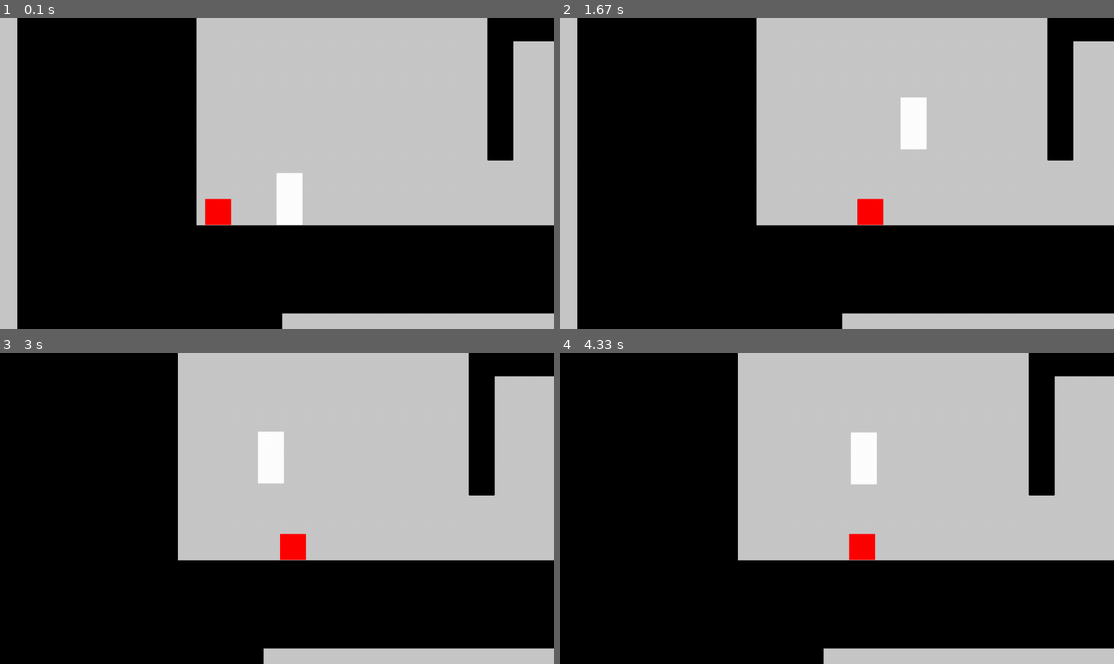
Above: before the commit, frames 1-4 (two rows, left to right).
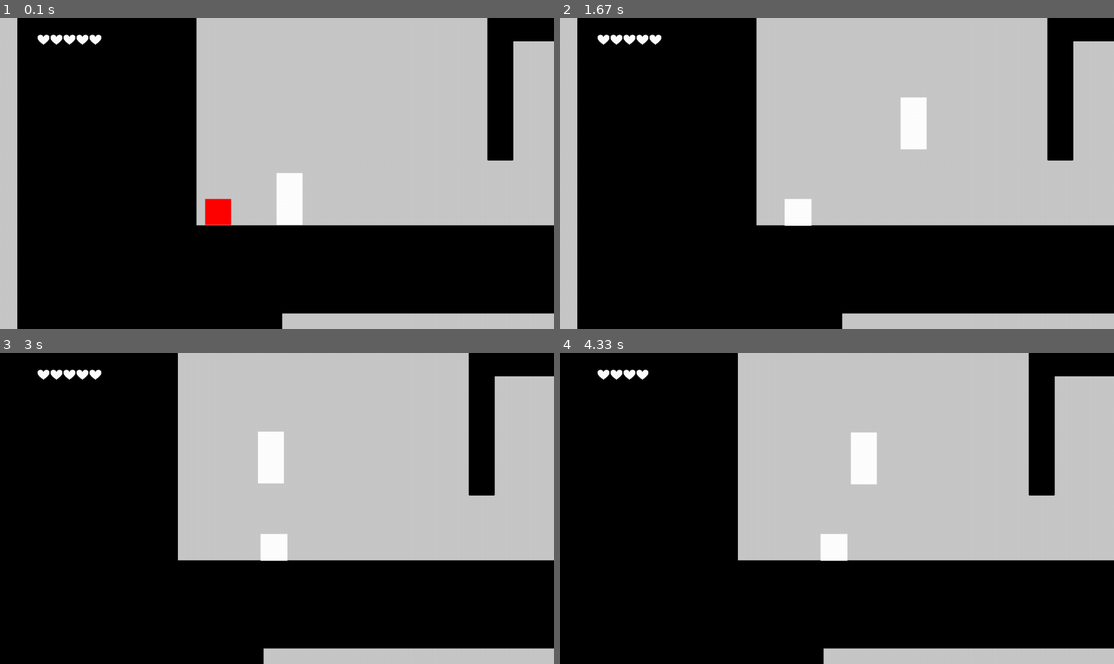
Above: after the commit, the same moments.

Repository: dast3rr/pygameproject_2DPlaformer
Game: pygame game, started from code/main.py
The game is run twice, just before and just after one commit, with the same random seed, the same clock (stepped at 60 frames per second) and the same inputs.
Inputs (mouse positions are in pixels of both pictures, inside the frame that each line leads up to):
- Up to frame 1 (0.1 s): no input
- Up to frame 2 (1.67 s): tap Esc at 0.33 s; press the mouse at (837, 151) at 0.7 s; move the mouse to (792, 114) at 0.8 s; release the mouse at (753, 77) at 0.93 s; hold D 1-1.47 s; move the mouse to (643, 288) at 1.03 s; tap Space at 1.07, 1.37, 1.57 s; hold D from 1.5 s (still down)
- Up to frame 3 (3 s): tap Space at 1.87, 2.07, 2.37, 2.63, 2.93 s; release D at 1.97 s; hold A 2-2.53 s; hold A 2.57-2.97 s
- Up to frame 4 (4.33 s): hold D 3-3.63 s; tap Space at 3.07, 3.37, 3.73, 4.03, 4.23 s; hold A 3.67-4.13 s; hold D from 4.17 s (still down)

The runs differ from the first frame. In frame 1, 0.3% of the frame differs, in the area x 6-19%, y 5-9%; in frame 2, 1.1%, in the area x 6-59%, y 5-67%; in frame 3, 1.0%; in frame 4, 1.0%.

Commit message:
начал создание системы урона. Пока что у противника нету перезарядки

Diff:
--- a/code/data.py
+++ b/code/data.py
@@ -11,5 +11,4 @@
 jump_speed = 60 * N
 enemy_speed = 30 * N
 enemy_agressive_radius = 80 * N
-
-# инициализация главного героя и платформ.
+enemy_attack_radius = 20 * N
--- a/code/graphics.py
+++ b/code/graphics.py
@@ -2,11 +2,11 @@
 import os
 import sys
 from screeninfo import get_monitors
-from data import enemy_speed, enemy_agressive_radius
+from data import enemy_speed, enemy_agressive_radius, enemy_attack_radius
 
 
 def load_image(name, colorkey=None):
-    fullname = os.path.join('data', name)
+    fullname = os.path.join('..\data', name)
     if not os.path.isfile(fullname):
         print(f"Файл с изображением '{fullname}' не найден")
         sys.exit()
@@ -47,6 +47,14 @@
 
 
 class MainCharacter(Character):
+    def __init__(self, x, y, a, b, color, *groups):
+        super().__init__(x, y, a, b, color, *groups)
+        self.health = 5
+        heart_image = load_image('heart.png')
+        self.heart_image = pygame.transform.scale(heart_image, (100, 60))
+        self.non_damage_count = 0
+        self.damage = False
+
     # рисование
     def update(self, *args):
         move_hor, jump, move_speed, fall_speed = args
@@ -56,7 +64,7 @@
             r = range(-(move_hor * move_speed) // fps)
         else:
             r = range((move_hor * move_speed) // fps)
-        for i in r:
+        for _ in r:
             # начально условие
             condition = self.get_ver()
             # потом двигаю персонажа
@@ -75,7 +83,7 @@
                 r = range(-(fall_speed // fps))
             else:
                 r = range(fall_speed // fps)
-            for i in r:
+            for _ in r:
                 condition = self.get_hor()
                 self.rect.y += fall_speed // abs(fall_speed)
                 if self.get_ver():
@@ -86,26 +94,70 @@
                     if condition:
                         self.rect.y -= fall_speed // abs(fall_speed)
                     break
+
+        self.update_healthbar()
         return jump
 
+    def update_healthbar(self):
+        for i in range(self.health):
+            x = 50 + i * 30
+            y = 20
+            screen.blit(self.heart_image, (x, y))
+        if self.damage:
+            self.non_damage_count += 2 / fps
+        if self.non_damage_count > 2:
+            self.damage = False
+            self.non_damage_count = 0
+        print(self.non_damage_count)
+
 
 class Enemy(Character):
+    def __init__(self, x, y, a, b, color, *groups):
+        super().__init__(x, y, a, b, color, *groups)
+        self.condition = 0
+        self.count = 0
+
     def update(self):
         # если враг и гг находятся на одной платформе, то враг движется к гг. В противном случае - нет.
-        if abs(self.rect.y - main_character.rect.y) < enemy_agressive_radius:
+
+        if abs(self.rect.y - main_character.rect.y) < enemy_agressive_radius and self.condition == 0:
             if main_character.rect.x < self.rect.x:
-                if enemy_agressive_radius > abs(main_character.rect.x - self.rect.x) > 5 * N:
+                if enemy_agressive_radius > abs(main_character.rect.x - self.rect.x) > enemy_attack_radius:
                     self.rect.x -= self.rect.w
                     if self.get_hor():
                         self.rect.x -= enemy_speed / fps
                     self.rect.x += self.rect.w
             else:
-                if enemy_agressive_radius > abs(main_character.rect.x - self.rect.x) > 5 * N:
+                if enemy_agressive_radius > abs(main_character.rect.x - self.rect.x) > enemy_attack_radius:
                     self.rect.x += self.rect.w
                     if self.get_hor():
                         self.rect.x += enemy_speed / fps
                     self.rect.x -= self.rect.w
 
+        if abs(self.rect.y - main_character.rect.y) <= enemy_attack_radius and abs(
+                self.rect.x - main_character.rect.x) <= enemy_attack_radius:
+            self.condition = 1
+
+
+        if self.condition == 1:
+            self.count += 1 / fps
+            pygame.draw.rect(screen, 'white', self.rect)
+
+            if self.count >= 1:
+                if abs(self.rect.y - main_character.rect.y) <= enemy_attack_radius and abs(
+                        self.rect.x - main_character.rect.x) <= enemy_attack_radius:
+                    self.condition = 2
+                else:
+                    self.condition = 0
+                self.count = 0
+
+        if self.condition == 2:
+            if not main_character.damage:
+                main_character.health -= 1
+                main_character.damage = True
+                main_character.non_damage_count = 0
+            pygame.draw.rect(self.image, self.color, self.rect)
+            self.condition = 0
 
 # класс стен
 class Platform(pygame.sprite.Sprite):
@@ -124,60 +176,12 @@
         pygame.draw.rect(self.image, 'black', self.rect)
 
 
-class InGameMenu(pygame.sprite.Sprite):
-    def __init__(self):
-        super().__init__(menu)
-        self.image = pygame.Surface((screen.get_width() // 5, screen.get_height() // 3), pygame.SRCALPHA, 32)
-        x, y = screen.get_width() // 2 - screen.get_width() // 10, screen.get_height() // 2 - screen.get_height() // 6
-        pygame.draw.rect(self.image, pygame.Color('blue'), self.image.get_rect())
-        self.rect = pygame.Rect(x, y, self.image.get_width(), self.image.get_height())
-
-        self.resume_button = Button(self.image.get_width() // 2, self.image.get_height() // 6,
-                                    self.rect.x + self.rect.width // 4, self.rect.y + self.rect.height // 5,
-                                    pygame.Color('Black'), pygame.Color('Grey'), self.image)
-        self.back_to_main_menu_button = Button(self.image.get_width() // 2, self.image.get_height() // 6,
-                                               self.rect.x + self.rect.width // 4,
-                                               self.rect.y + self.rect.height - self.rect.height // 5 -
-                                               self.image.get_height() // 6,
-                                               pygame.Color('Black'), pygame.Color('Grey'), self.image)
-
-    def draw_menu_buttons(self):
-        self.resume_button.draw()
-        self.back_to_main_menu_button.draw()
-
-
-class Button:
-    def __init__(self, width, height, x, y, inactive_color, active_color, surface):
-        self.width = width
-        self.height = height
-        self.inactive_color = inactive_color
-        self.active_color = active_color
-        self.x = x
-        self.y = y
-
-    def draw(self, message=None, action=None):
-        mouse = pygame.mouse.get_pos()
-        clicked = pygame.mouse.get_pressed()
-
-        if self.x < mouse[0] < self.x + self.width and self.y < mouse[1] < self.y + self.height:
-            pygame.draw.rect(screen, self.active_color, (self.x, self.y, self.width, self.height))
-        else:
-            pygame.draw.rect(screen, self.inactive_color, (self.x, self.y, self.width, self.height))
-
-    def get_pressed(self):
-        if self.x < pygame.mouse.get_pos()[0] < self.x + self.width and \
-                self.y < pygame.mouse.get_pos()[1] < self.y + self.height and pygame.mouse.get_pressed()[0] == 1:
-            return True
-        return False
-
-
 def initialization():
     cords = [(-100, -185, 69, 391), (-100, -185, 191, 68), (-100, 20, 102, 186), (-100, 20, 227, 34),
              (-100, 144, 647, 62),
              (-100, -185, 300, 31), (245, -185, 302, 68), (81, -185, 10, 180), (81, -68, 170, 17), (482, -185, 65, 391),
              (162, 40, 166, 66), (245, -185, 302, 31), (352, 38, 192, 74), (290, -72, 160, 17), (402, -17, 48, 30),
              (110, -115, 50, 20), (180, -130, 30, 10)]
-
 
     for cord in cords:
         x, y, a, b = cord
--- a/code/main.py
+++ b/code/main.py
@@ -1,7 +1,8 @@
 from graphics import platforms, screen, fps, size, \
-    character, enemies, main_character, InGameMenu, menu
+    character, enemies, main_character, menu
 from data import move_speed, start_jump_from_wall_position, start_jump_altitude, jump, jump_from_wall, \
     jump_speed, fall_speed
+from menu import InGameMenu
 
 import pygame
 import os
--- /dev/null
+++ b/code/menu.py
@@ -0,0 +1,48 @@
+import pygame
+from graphics import menu, screen
+
+class InGameMenu(pygame.sprite.Sprite):
+    def __init__(self):
+        super().__init__(menu)
+        self.image = pygame.Surface((screen.get_width() // 5, screen.get_height() // 3), pygame.SRCALPHA, 32)
+        x, y = screen.get_width() // 2 - screen.get_width() // 10, screen.get_height() // 2 - screen.get_height() // 6
+        pygame.draw.rect(self.image, pygame.Color('blue'), self.image.get_rect())
+        self.rect = pygame.Rect(x, y, self.image.get_width(), self.image.get_height())
+
+        self.resume_button = Button(self.image.get_width() // 2, self.image.get_height() // 6,
+                                    self.rect.x + self.rect.width // 4, self.rect.y + self.rect.height // 5,
+                                    pygame.Color('Black'), pygame.Color('Grey'), self.image)
+        self.back_to_main_menu_button = Button(self.image.get_width() // 2, self.image.get_height() // 6,
+                                               self.rect.x + self.rect.width // 4,
+                                               self.rect.y + self.rect.height - self.rect.height // 5 -
+                                               self.image.get_height() // 6,
+                                               pygame.Color('Black'), pygame.Color('Grey'), self.image)
+
+    def draw_menu_buttons(self):
+        self.resume_button.draw()
+        self.back_to_main_menu_button.draw()
+
+
+class Button:
+    def __init__(self, width, height, x, y, inactive_color, active_color, surface):
+        self.width = width
+        self.height = height
+        self.inactive_color = inactive_color
+        self.active_color = active_color
+        self.x = x
+        self.y = y
+
+    def draw(self, message=None, action=None):
+        mouse = pygame.mouse.get_pos()
+        clicked = pygame.mouse.get_pressed()
+
+        if self.x < mouse[0] < self.x + self.width and self.y < mouse[1] < self.y + self.height:
+            pygame.draw.rect(screen, self.active_color, (self.x, self.y, self.width, self.height))
+        else:
+            pygame.draw.rect(screen, self.inactive_color, (self.x, self.y, self.width, self.height))
+
+    def get_pressed(self):
+        if self.x < pygame.mouse.get_pos()[0] < self.x + self.width and \
+                self.y < pygame.mouse.get_pos()[1] < self.y + self.height and pygame.mouse.get_pressed()[0] == 1:
+            return True
+        return False
Binary file added: data/heart.png
